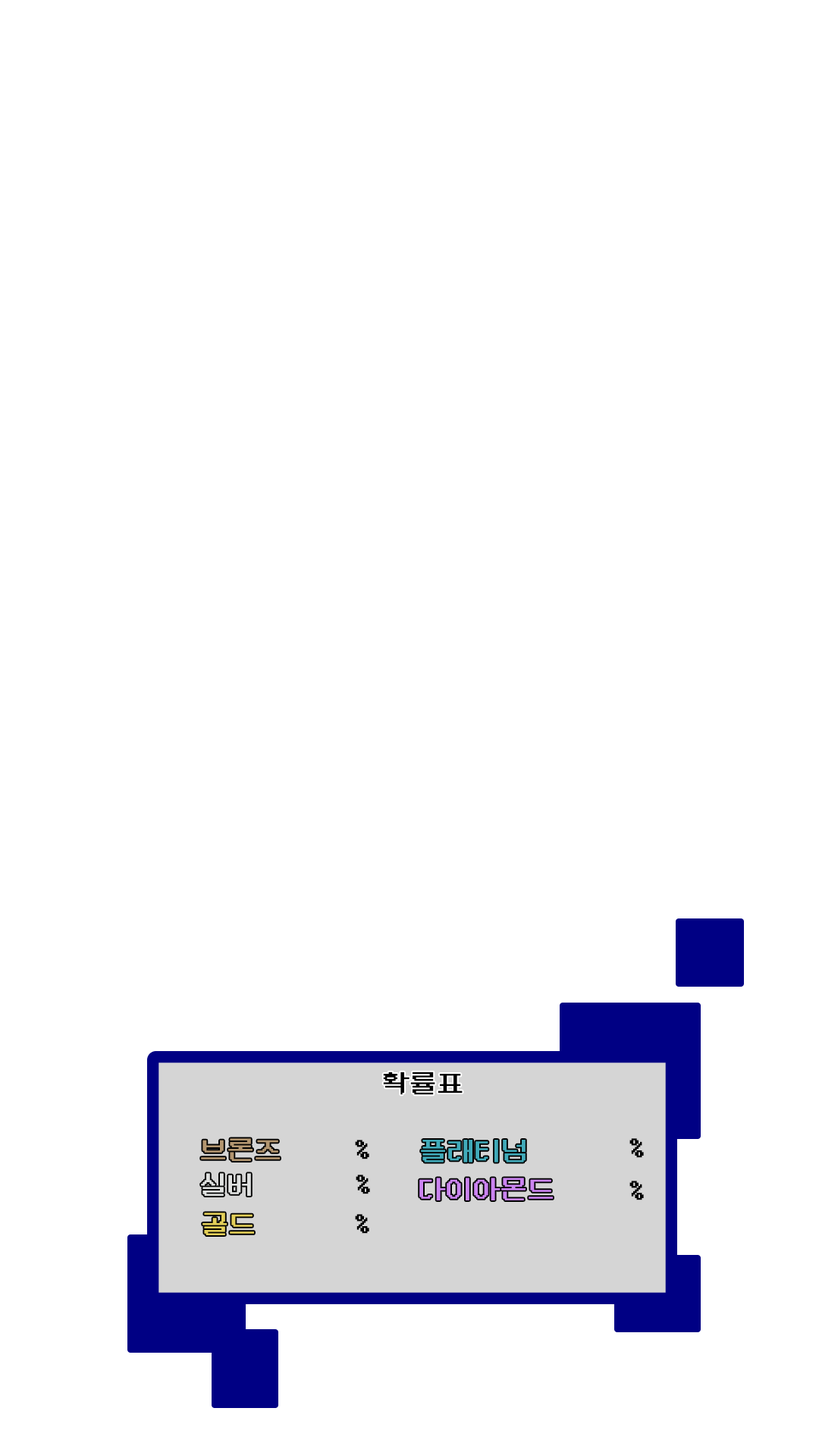
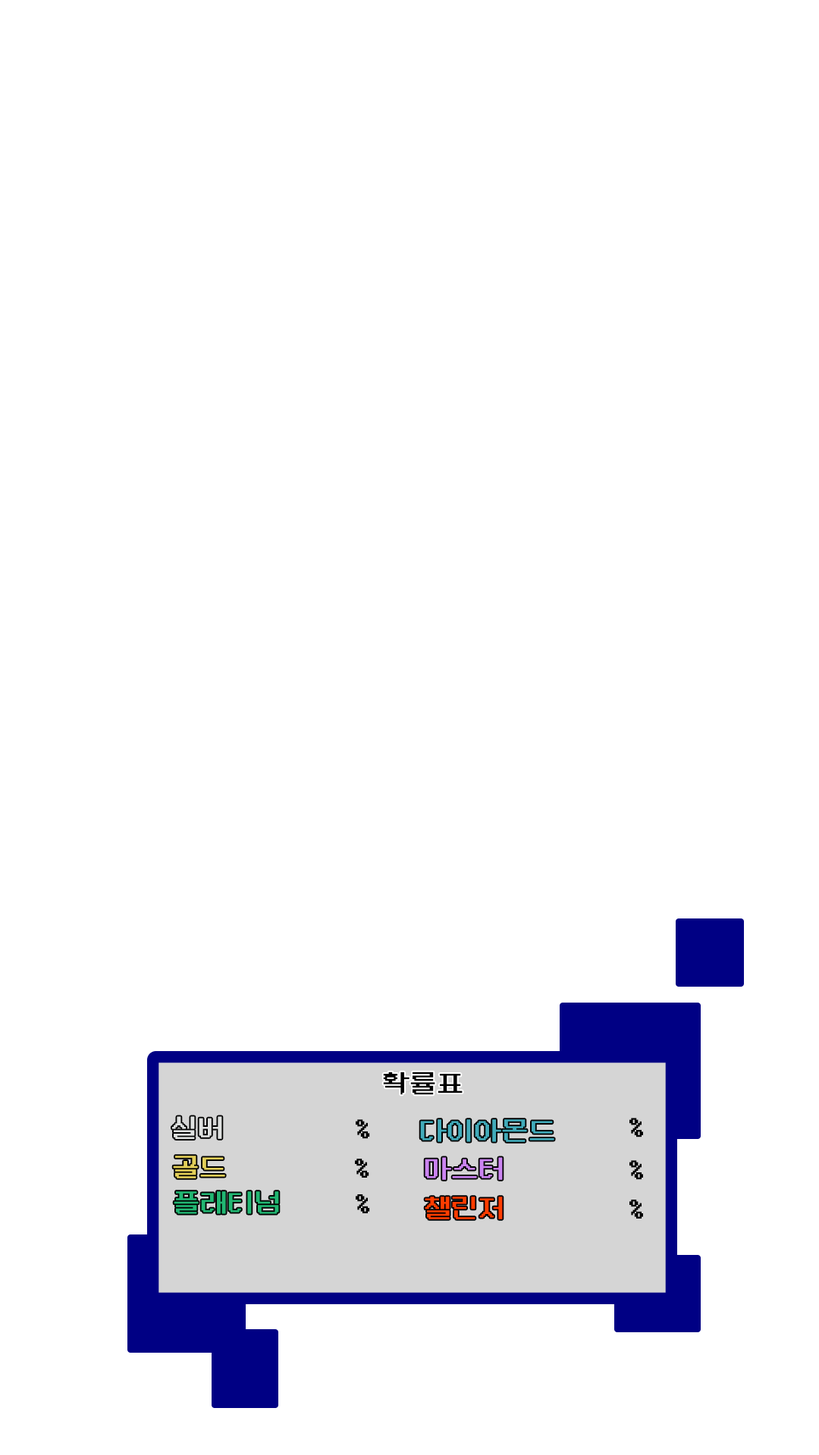
Comparing the layer stacks of the two 819×1455 images. Changes:
moved "%" above "플래티넘", painted on it over [354, 1140, 370, 1214]
added layer "플래티넘" (1st of 2) above "% 복사 2" over [173, 1191, 279, 1215]
painted on "% 복사 2" over [354, 1158, 370, 1234]
painted on "% 복사" over [355, 1119, 370, 1195]
added layer "% 복사 5" above "챌린저" over [629, 1199, 643, 1219]
added layer "챌린저" above "% 복사 4" over [424, 1196, 503, 1220]
painted on "% 복사 4" over [629, 1160, 644, 1201]
painted on "% 복사 3" over [629, 1118, 644, 1159]
renamed "다이아몬드" to "마스터", painted on it over [419, 1157, 553, 1201]
painted on "실버" (2nd of 2, in "그룹 1") over [172, 1116, 251, 1197]
painted on "골드" (2nd of 2, in "그룹 1") over [172, 1155, 254, 1236]
renamed "플래티넘" to "다이아몬드", painted on it over [419, 1119, 555, 1163]
removed layer "브론즈" (2nd of 2, in "그룹 1") from group "그룹 1" over [200, 1138, 280, 1162]
